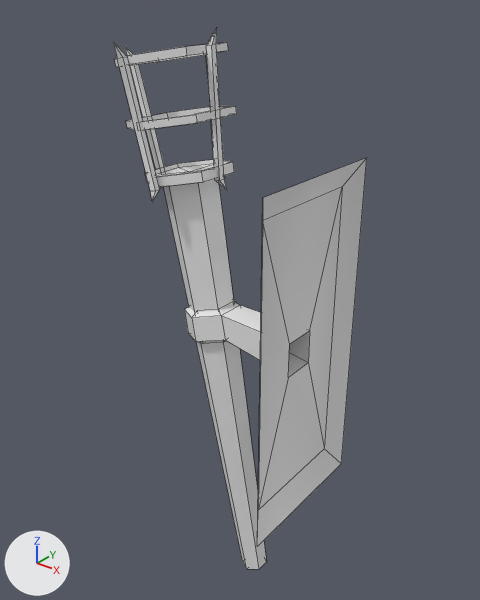
The FBX model Assets/Graphics/Mesh/Escenario/Elementos Nivel/Antorcha.fbx: old version first, new version second.
Rendered twice from a 50 mm lens placed at (4.58, -5.31, 3.83), pointed at (0.1, 0.3, 0.36). The lights are fixed; the arrows at lower left show +X, +Y and +Z. Mesh edges are drawn as thin lines. Where no turn or scale is listed for an object, it has been applied to the vertices.

Objects in the first picture: 'Torcha'.
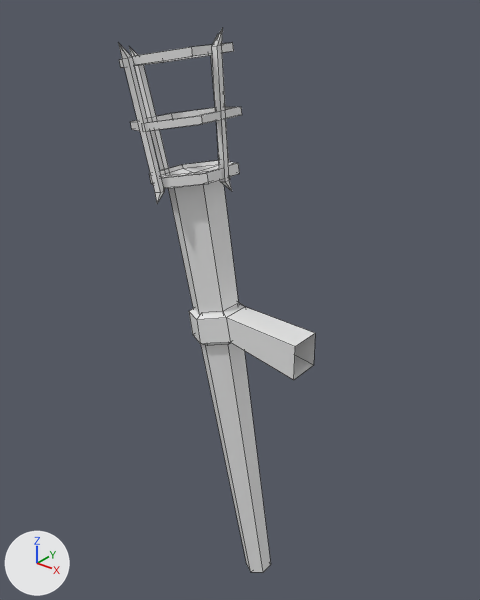
The change in detail:
me_mesh is used by ob_torcha; location (0.0, 0.0, 0.0).
me_mesh had 161 vertices, 169 faces and spanned x -1.31..1.31, y -0.9..0.9, z -3.39..3.39.
me_mesh now has 153 vertices, 161 faces and spans x -1.23..1.23, y -0.73..0.73, z -3.39..3.39.
me_mesh part 1: the loose piece of 37 vertices spanning x -0.83..0.73, y -0.5..0.51, z -3.39..2.02 is moved by (0.08, 0.0, 0.0).
me_mesh part 2: the loose piece of 24 vertices spanning x -1.02..0.03, y -0.61..0.61, z 2.34..2.61 is moved by (0.08, 0.0, 0.0).
me_mesh part 3: the loose piece of 24 vertices spanning x -1.13..-0.07, y -0.61..0.61, z 2.97..3.24 is moved by (0.08, 0.0, 0.0).
me_mesh part 4: the loose piece of 10 vertices spanning x -1.31..-0.77, y -0.03..0.05, z 1.6..3.16 is moved by (0.08, 0.0, 0.0).
me_mesh part 5: the loose piece of 10 vertices spanning x -0.07..0.15, y -0.03..0.05, z 1.78..3.39 is moved by (0.08, 0.0, 0.0).
me_mesh part 6: the loose piece of 10 vertices spanning x -0.66..-0.35, y 0.51..0.73, z 1.69..3.27 is moved by (0.08, 0.0, 0.0).
me_mesh part 7: the loose piece of 10 vertices spanning x -0.67..-0.36, y -0.72..-0.49, z 1.69..3.27 is moved by (0.08, 0.0, 0.0).
me_mesh part 8: a new loose piece of 28 vertices spanning x -0.31..1.23, y -0.34..0.34, z -0.08..0.4.
Part 9, on me_mesh:
36 vertices are removed from x -0.39..1.31, y -0.9..0.9, z -1.88..2.14.
35 faces are deleted.

Changed parts and their boxes [x1, y1, x2, y2] in the pictures (480 x 600 px; the box of a moved part takes in the faces that stretch with it):
'Torcha', reshaped (22% narrower)
    before: [113, 28, 367, 569]
    after: [118, 28, 315, 572]
part 1 of me_mesh, moved or reshaped
    before: [145, 159, 267, 569]
    after: [149, 160, 271, 572]
part 2 of me_mesh, moved or reshaped
    before: [126, 106, 237, 130]
    after: [131, 107, 242, 131]
part 3 of me_mesh, moved or reshaped
    before: [115, 42, 228, 67]
    after: [119, 43, 234, 68]
part 4 of me_mesh, moved or reshaped
    before: [124, 46, 164, 189]
    after: [129, 47, 169, 190]
part 5 of me_mesh, moved or reshaped
    before: [206, 28, 227, 190]
    after: [212, 28, 232, 191]
part 6 of me_mesh, moved or reshaped
    before: [206, 34, 225, 178]
    after: [211, 34, 230, 179]
part 7 of me_mesh, moved or reshaped
    before: [113, 42, 160, 202]
    after: [118, 43, 164, 203]
part 8 of me_mesh, added
    after: [189, 302, 315, 380]
part 9 of me_mesh, deleted
    before: [184, 158, 367, 547]
